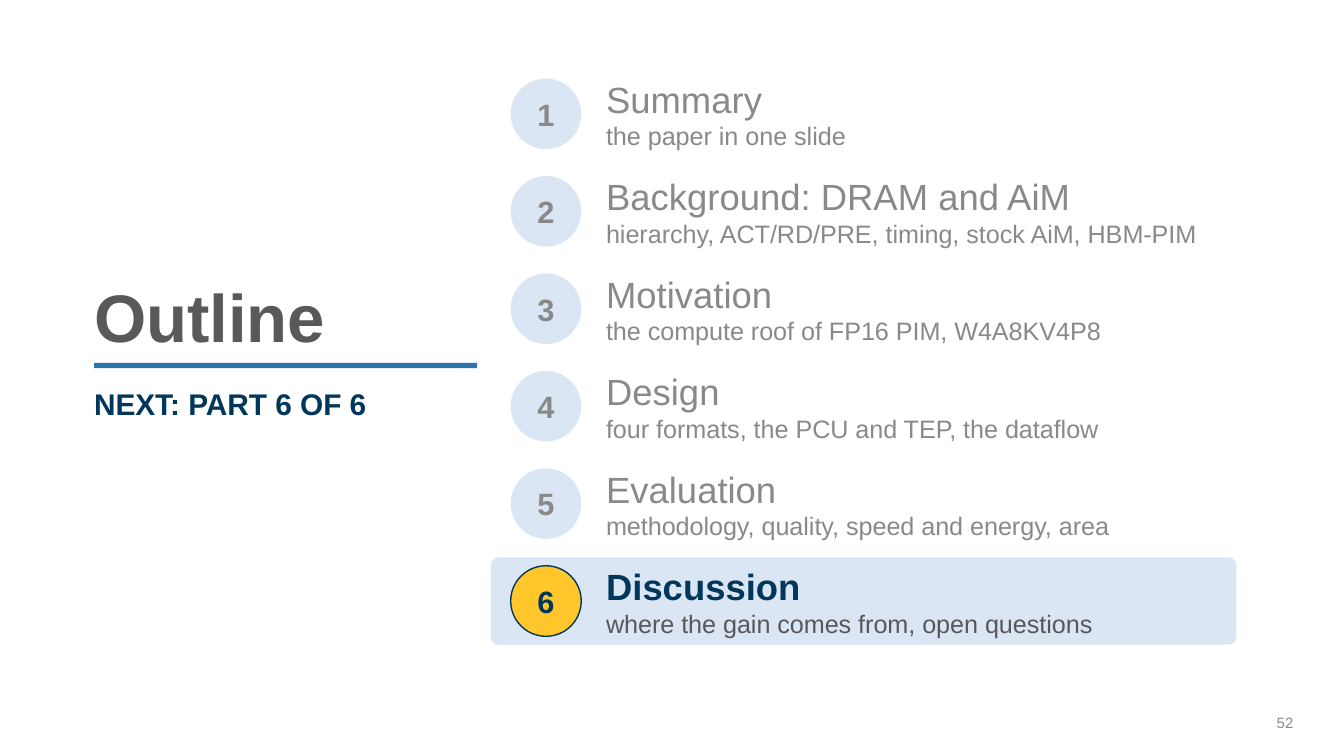
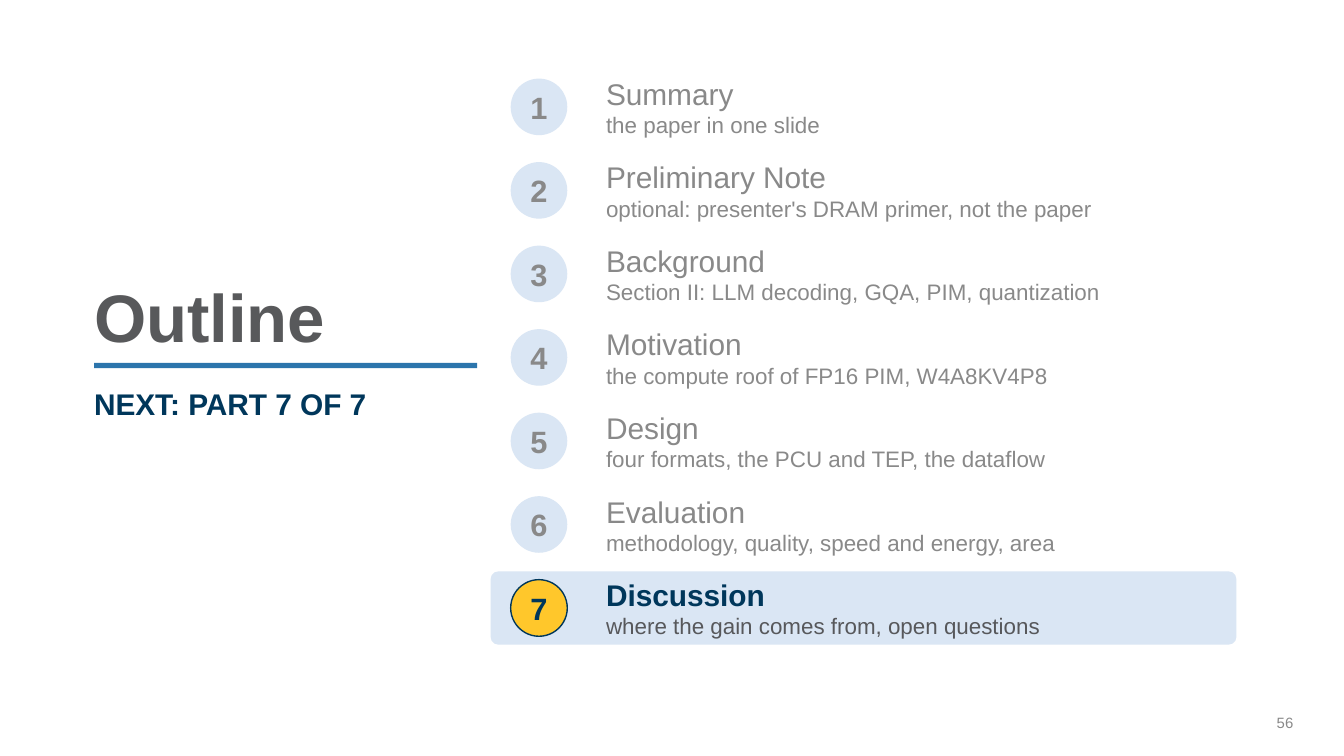
Before and after one commit to yanggon-kim/skills, a slide deck: slide 56 of ppt-create/assets/reference/p3llm-intro.pptx (slide 52 before the commit). Drawn at 1344x756 pixels with LibreOffice and Linux fonts; fonts in the diff are those of the drawing; background and template pictures are left out. Boxes give left, top, right and bottom in pixels: in the first picture for what was removed or moved away, otherwise in the second. Text is boxed around its words. In the diff, an @@ line names an element or a change of style, - is before the commit and + after.

```diff
--- a/ppt-create/assets/reference/p3llm-intro.pptx
+++ b/ppt-create/assets/reference/p3llm-intro.pptx
@@ text "1": place and size @@
-text "1" at <box>537,105,554,126</box>
+text "1" at <box>530,98,547,119</box>
@@ ellipse: place and size @@
-ellipse at <box>511,78,582,149</box>
+ellipse at <box>511,78,567,134</box>
@@ text "Summary" at <box>606,84,820,138</box>: size 19.5 to 16 pt in "Summary"; size 13.5 to 12 pt in "the paper in one slide" @@
@@ text "2": place and size @@
-text "2" at <box>537,201,554,223</box>
+text "2" at <box>530,180,547,202</box>
@@ ellipse: place and size @@
-ellipse at <box>511,176,582,247</box>
+ellipse at <box>511,163,567,219</box>
@@ text at <box>606,166,1091,222</box>: text changed; size 13.5 to 12 pt @@
-Background: DRAM and AiM
-hierarchy, ACT/RD/PRE, timing, stock AiM, HBM-PIM
+Preliminary Note
+optional: presenter's DRAM primer, not the paper
@@ text "3": place and size @@
-text "3" at <box>537,299,554,321</box>
+text "3" at <box>530,264,547,286</box>
@@ ellipse: place and size @@
-ellipse at <box>511,274,582,345</box>
+ellipse at <box>511,246,567,302</box>
@@ text added at <box>606,250,1100,305</box>, 12 pt, text #898989 @@
+Background
+Section II: LLM decoding, GQA, PIM, quantization
@@ text "4": place and size @@
-text "4" at <box>537,397,554,418</box>
+text "4" at <box>530,348,547,369</box>
@@ ellipse: place and size @@
-ellipse at <box>511,371,582,442</box>
+ellipse at <box>511,329,567,386</box>
@@ text "Motivation": place and size @@
-text "Motivation" at <box>606,281,1100,345</box>
+text "Motivation" at <box>606,333,1048,389</box>
@@ text "Motivation" at <box>606,333,1048,389</box>: size 19.5 to 16 pt in "Motivation"; size 13.5 to 12 pt in "the compute roof of FP16 PIM, W4A8KV4P8" @@
@@ text at <box>94,394,367,416</box>: text changed @@
-NEXT: PART 6 OF 6
+NEXT: PART 7 OF 7
@@ text "5": place and size @@
-text "5" at <box>537,494,554,515</box>
+text "5" at <box>530,432,547,453</box>
@@ ellipse: place and size @@
-ellipse at <box>511,468,582,539</box>
+ellipse at <box>511,413,567,469</box>
@@ text "Design": place and size @@
-text "Design" at <box>606,378,1098,441</box>
+text "Design" at <box>606,417,1045,470</box>
@@ text "Design" at <box>606,417,1045,470</box>: size 19.5 to 16 pt in "Design"; size 13.5 to 12 pt in "four formats, the PCU and TEP, the ..." @@
@@ text "6": place and size @@
-text "6" at <box>537,591,554,614</box>
+text "6" at <box>530,514,547,536</box>
@@ text "6" at <box>530,514,547,536</box>: text colour #00375B to #898989 @@
@@ ellipse added at <box>511,496,567,552</box>, fill #DAE6F4 @@
@@ text "Evaluation": place and size @@
-text "Evaluation" at <box>606,476,1109,540</box>
+text "Evaluation" at <box>606,501,1055,556</box>
@@ text "Evaluation" at <box>606,501,1055,556</box>: size 19.5 to 16 pt in "Evaluation"; size 13.5 to 12 pt in "methodology, quality, speed and energy, area" @@
@@ rounded rectangle: place and size @@
-rounded rectangle at <box>491,558,1236,645</box>
+rounded rectangle at <box>491,571,1236,645</box>
@@ rounded rectangle at <box>491,571,1236,645</box>: proportions changed @@
@@ ellipse: place and size @@
-ellipse at <box>511,566,582,637</box>
+ellipse at <box>511,579,567,636</box>
@@ text added at <box>530,598,547,620</box>, 16.5 pt, text #00375B, bold @@
+7
@@ text "Discussion": place and size @@
-text "Discussion" at <box>606,573,1092,638</box>
+text "Discussion" at <box>606,584,1040,639</box>
@@ text "Discussion" at <box>606,584,1040,639</box>: size 19.5 to 16 pt in "Discussion"; size 13.5 to 12 pt in "where the gain comes from, open questions" @@
@@ page number at <box>1277,717,1294,728</box>: text changed @@
-52
+56
```
Also in this commit, not shown: 27 other slides changed, 5 slides added, 1 slide removed, 17 other files.
